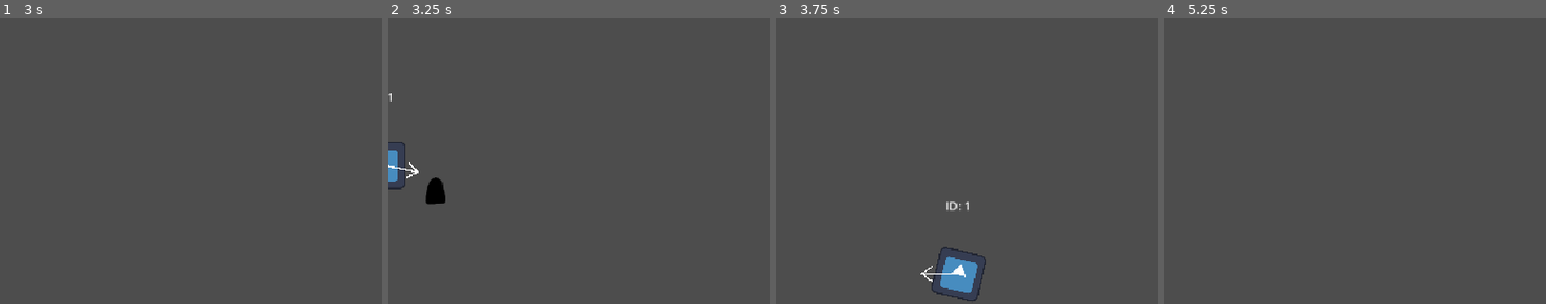
Above: before the commit, frames 1-4 (left to right).
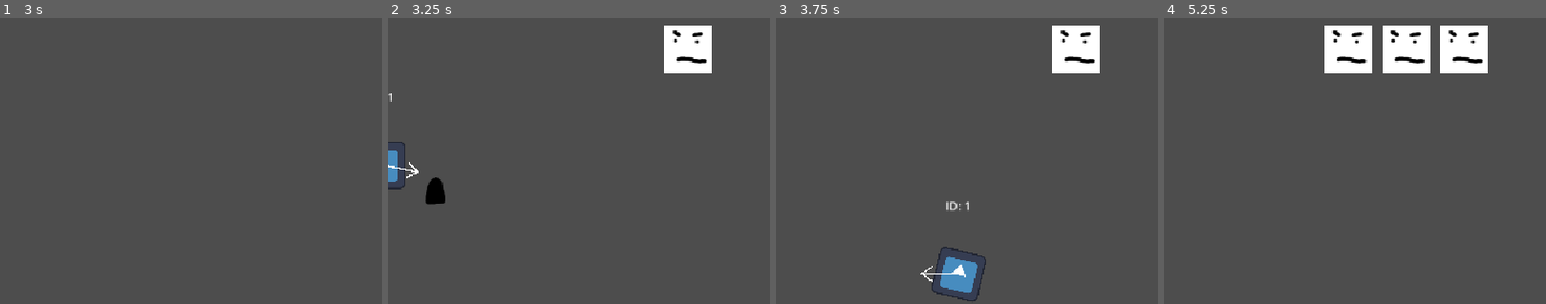
Above: after the commit, the same moments.

Repository: ssebs/multiplayer-poc-godot
Game: Godot game, scene res://scenes/game_main.tscn
Two runs of this game, one before a commit and one after it. Both use one fixed random seed, a clock stepped at 60 frames per second and the inputs below. The engine's default icon, where the game draws it, is replaced by a stand-in: a white triangle on a blue panel in a dark square.
Inputs (mouse positions are % of the whole screen's width and height, from its top left):
- Up to frame 1 (3 s): click (14, 95) at 0.52 s; type "12" at 0.6 s; click "Host Game" at 1.25 s; click "Start Game" at 2 s; tap Enter at 2.75 s; move the mouse to (72, 45) at 2.77 s; hold D (move_right) from 2.78 s (still down); tap Space (shoot) at 2.85 s
- Up to frame 2 (3.25 s): keep holding D (move_right)
- Up to frame 3 (3.75 s): move the mouse to (30, 55) at 3.52 s; release D (move_right) at 3.53 s; hold S (move_down) from 3.53 s (still down); tap R (rotate) at 3.6 s
- Up to frame 4 (5.25 s): tap Space (shoot) at 3.8, 4.35, 5.1 s; move the mouse to (60, 28) at 4.27 s; release S (move_down) at 4.28 s; hold D (move_right) 4.28-5.03 s; move the mouse to (45, 70) at 5.02 s; hold W (move_up) from 5.03 s (still down)
The pictures show only the part of the screen within x 41-91%, y 11-61%; the shares and areas given below are measured in that part.

Frame 1 is identical in both runs. In frame 2, 2.1% of the frame differs, in the area x 72-85%, y 2-20%; in frame 3, 2.1%; in frame 4, 6.2%, in the area x 42-85%, y 2-20%.

Commit message:
spawn enemies

Diff:
--- a/project.godot
+++ b/project.godot
@@ -20,6 +20,10 @@
 window/size/viewport_width=1024
 window/size/viewport_height=768
 window/stretch/mode="canvas_items"
+
+[global_group]
+
+enemies=""
 
 [input]
 
--- a/scenes/enemy.tscn
+++ b/scenes/enemy.tscn
@@ -1,11 +1,16 @@
-[gd_scene load_steps=3 format=3 uid="uid://d2htt6qyxx32m"]
+[gd_scene load_steps=4 format=3 uid="uid://d2htt6qyxx32m"]
 
 [ext_resource type="Texture2D" uid="uid://cvr8c3uf1fb7r" path="res://assets/enemy.png" id="1_7p1mj"]
 
 [sub_resource type="RectangleShape2D" id="RectangleShape2D_md0e3"]
 size = Vector2(68, 68)
 
-[node name="Enemy" type="CharacterBody2D"]
+[sub_resource type="SceneReplicationConfig" id="SceneReplicationConfig_7p1mj"]
+properties/0/path = NodePath(".:position")
+properties/0/spawn = true
+properties/0/replication_mode = 1
+
+[node name="Enemy" type="CharacterBody2D" groups=["enemies"]]
 collision_layer = 3
 collision_mask = 2
 metadata/_edit_horizontal_guides_ = [-72.0]
@@ -15,3 +20,6 @@
 
 [node name="Icon" type="Sprite2D" parent="."]
 texture = ExtResource("1_7p1mj")
+
+[node name="MultiplayerSynchronizer" type="MultiplayerSynchronizer" parent="."]
+replication_config = SubResource("SceneReplicationConfig_7p1mj")
--- a/scenes/game_main.tscn
+++ b/scenes/game_main.tscn
@@ -1,7 +1,7 @@
 [gd_scene load_steps=5 format=3 uid="uid://b81buv7fvr40m"]
 
 [ext_resource type="Script" uid="uid://t7wwipqjn52m" path="res://scripts/game_main.gd" id="1_57ec7"]
-[ext_resource type="Script" uid="uid://c3826a3ubnn2q" path="res://scripts/multiplayer_manager.gd" id="2_3qnxt"]
+[ext_resource type="PackedScene" uid="uid://dhxaeqe0wna00" path="res://scenes/multiplayer_manager.tscn" id="2_57ec7"]
 [ext_resource type="PackedScene" uid="uid://ckjyuvcx33v46" path="res://scenes/text_chat_ui.tscn" id="3_4qd86"]
 [ext_resource type="PackedScene" uid="uid://gqo7n3lmq61v" path="res://scenes/lobby_ui.tscn" id="4_cbeu7"]
 
@@ -17,11 +17,9 @@
 theme_override_constants/margin_bottom = 20
 script = ExtResource("1_57ec7")
 
-[node name="MultiplayerManager" type="Node" parent="." node_paths=PackedStringArray("game_main")]
+[node name="MultiplayerManager" parent="." node_paths=PackedStringArray("game_main") instance=ExtResource("2_57ec7")]
 unique_name_in_owner = true
-script = ExtResource("2_3qnxt")
 game_main = NodePath("..")
-metadata/_custom_type_script = "uid://c3826a3ubnn2q"
 
 [node name="TextChatUI" parent="." instance=ExtResource("3_4qd86")]
 unique_name_in_owner = true
--- a/scenes/level.tscn
+++ b/scenes/level.tscn
@@ -52,3 +52,10 @@
 offset_right = 1056.0
 offset_bottom = 736.0
 color = Color(0.13333334, 0.13333334, 0.13333334, 1)
+
+[node name="EnemySpawner" type="MultiplayerSpawner" parent="."]
+_spawnable_scenes = PackedStringArray("uid://d2htt6qyxx32m")
+spawn_path = NodePath("../Enemies")
+
+[node name="Enemies" type="Node2D" parent="."]
+position = Vector2(897, 127)
--- /dev/null
+++ b/scenes/multiplayer_manager.tscn
@@ -0,0 +1,10 @@
+[gd_scene load_steps=2 format=3 uid="uid://dhxaeqe0wna00"]
+
+[ext_resource type="Script" uid="uid://c3826a3ubnn2q" path="res://scripts/multiplayer_manager.gd" id="1_en7kx"]
+
+[node name="MultiplayerManager" type="Node"]
+script = ExtResource("1_en7kx")
+metadata/_custom_type_script = "uid://c3826a3ubnn2q"
+
+[node name="EnemySpawnTimer" type="Timer" parent="."]
+unique_name_in_owner = true
--- a/scripts/bullet.gd
+++ b/scripts/bullet.gd
@@ -7,7 +7,9 @@
 
 func _ready():
     timer.timeout.connect(on_timeout)
+    body_entered.connect(on_body_entered)
 
+#region movement
 func _physics_process(delta):
     if move_target != Vector2.ZERO:
         position += move_target * speed * delta
@@ -15,6 +17,11 @@
 func shoot_bullet(dir: Vector2):
     move_target = dir.normalized()
     timer.start()
+#endregion
+
+func on_body_entered(body: Node2D):
+    if body.is_in_group("enemies"):
+        body.queue_free()
 
 func on_timeout():
     queue_free()
--- a/scripts/game_main.gd
+++ b/scripts/game_main.gd
@@ -53,4 +53,8 @@
     add_child(level)
 
     multiplayer_manager.players_spawn_node = level.get_node("Players")
+    multiplayer_manager.enemies_spawn_node = level.get_node("Enemies")
+
     multiplayer_manager.spawn_players()
+
+    multiplayer_manager.enemy_spawn_timer.start()
--- a/scripts/multiplayer_manager.gd
+++ b/scripts/multiplayer_manager.gd
@@ -7,10 +7,19 @@
 const PORT: int = 42069
 
 @export var player_scene = preload("res://scenes/networked_player.tscn")
+@export var enemy_scene = preload("res://scenes/enemy.tscn")
 @export var game_main: GameMain
 
+@onready var enemy_spawn_timer: Timer = %EnemySpawnTimer
+
 var players_spawn_node: Node2D
+var enemies_spawn_node: Node2D
 var lobby_players: Array[int] = []
+
+const SPAWN_SPACING := 10.0
+
+func _ready():
+    enemy_spawn_timer.timeout.connect(spawn_enemies)
 
 #region externally callable funcs
 func start_server():
@@ -36,12 +45,17 @@
 
     for p in lobby_players:
         _spawn_player(p)
+func spawn_enemies():
+    if enemies_spawn_node == null:
+        printerr("enemies_spawn_node == null")
+        return
+    if enemies_spawn_node.get_child_count() < 3:
+        _spawn_enemy()
 #endregion
 
 func _spawn_player(id: int):
     print("Spawning Player: %s" % id)
     const PLAYER_WIDTH := 66.0
-    const SPACING := 10.0
 
     var player_to_add = player_scene.instantiate() as NetworkedPlayer
     player_to_add.name = str(id)
@@ -49,7 +63,14 @@
     players_spawn_node.add_child(player_to_add, true)
     # Add spawn offset
     var spawn_index := players_spawn_node.get_child_count() - 1
-    player_to_add.position.x = spawn_index * (PLAYER_WIDTH + SPACING)
+    player_to_add.position.x = spawn_index * (PLAYER_WIDTH + SPAWN_SPACING)
+
+func _spawn_enemy():
+    print("Spawning enemy")
+    const ENEMY_WIDTH = 68.0
+    var enemy_to_add = enemy_scene.instantiate() as CharacterBody2D
+    enemies_spawn_node.add_child(enemy_to_add, true)
+    enemy_to_add.position.x -= enemies_spawn_node.get_child_count()  * (ENEMY_WIDTH + SPAWN_SPACING)
 
 func _on_peer_connected(id: int):
     print("Player %s connected" % id)
Not shown, changed: TODO.md
